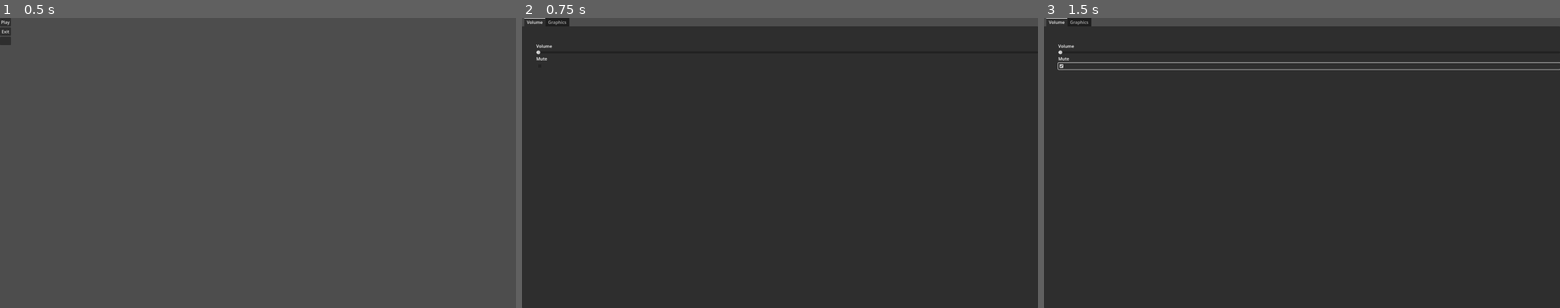
Above: before the commit, frames 1-3 (left to right).
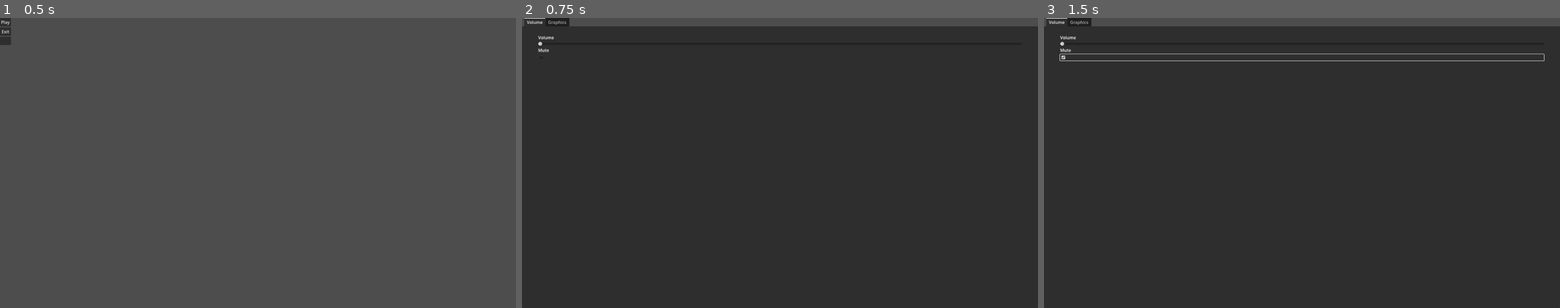
Above: after the commit, the same moments.

Repository: birugh/minimart
Game: Godot game, scene res://main_menu.tscn
Two runs of this game, one before a commit and one after it. Both use one fixed random seed, a clock stepped at 60 frames per second and the inputs below.
Inputs (mouse positions are in pixels of both pictures, inside the frame that each line leads up to; where the layout moved, square brackets give the same spot in the first picture):
- Up to frame 1 (0.5 s): no input
- Up to frame 2 (0.75 s): click (527, 41) at 0.5 s
- Up to frame 3 (1.5 s): click (1302, 58) [1307, 67] at 1.25 s

Frame 1 is identical in both runs. In frame 2, 0.1% of the frame differs, in the area x 2-7%, y 6-15%; in frame 3, 1.6%, in the area x 2-100%, y 6-18%.

Commit message:
fix margin settings

Diff:
--- a/settings.tscn
+++ b/settings.tscn
@@ -29,11 +29,12 @@
 anchors_preset = 15
 anchor_right = 1.0
 anchor_bottom = 1.0
-offset_left = 53.0
-offset_top = 62.0
-offset_bottom = -31.0
 grow_horizontal = 2
 grow_vertical = 2
+theme_override_constants/margin_left = 60
+theme_override_constants/margin_top = 30
+theme_override_constants/margin_right = 60
+theme_override_constants/margin_bottom = 30
 
 [node name="VBoxContainer" type="VBoxContainer" parent="TabContainer/Volume/MarginContainer"]
 layout_mode = 2
@@ -62,11 +63,12 @@
 anchors_preset = 15
 anchor_right = 1.0
 anchor_bottom = 1.0
-offset_left = 53.0
-offset_top = 62.0
-offset_bottom = -31.0
 grow_horizontal = 2
 grow_vertical = 2
+theme_override_constants/margin_left = 60
+theme_override_constants/margin_top = 30
+theme_override_constants/margin_right = 60
+theme_override_constants/margin_bottom = 30
 
 [node name="VBoxContainer" type="VBoxContainer" parent="TabContainer/Graphics/MarginContainer2"]
 layout_mode = 2
